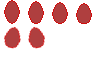
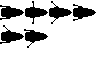
Revision of a layered 96 × 72 image; what changed, layer by layer:
painted on "6" over [24, 26, 48, 49]
painted on "5" over [0, 25, 24, 49]
painted on "4" over [73, 3, 96, 24]
painted on "3" over [49, 1, 72, 24]
painted on "2" over [25, 1, 48, 24]
painted on "1" over [0, 0, 24, 24]
